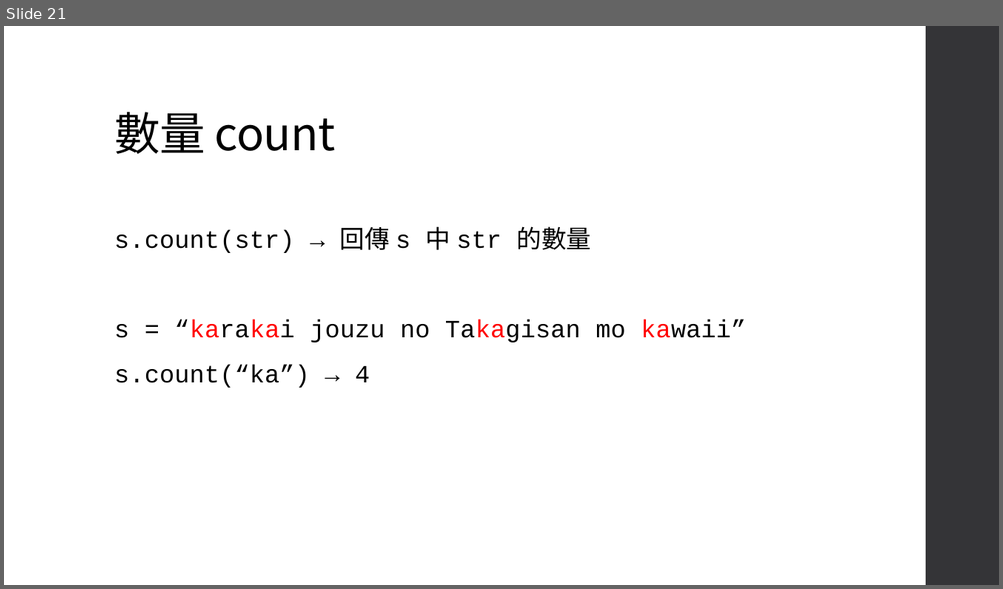
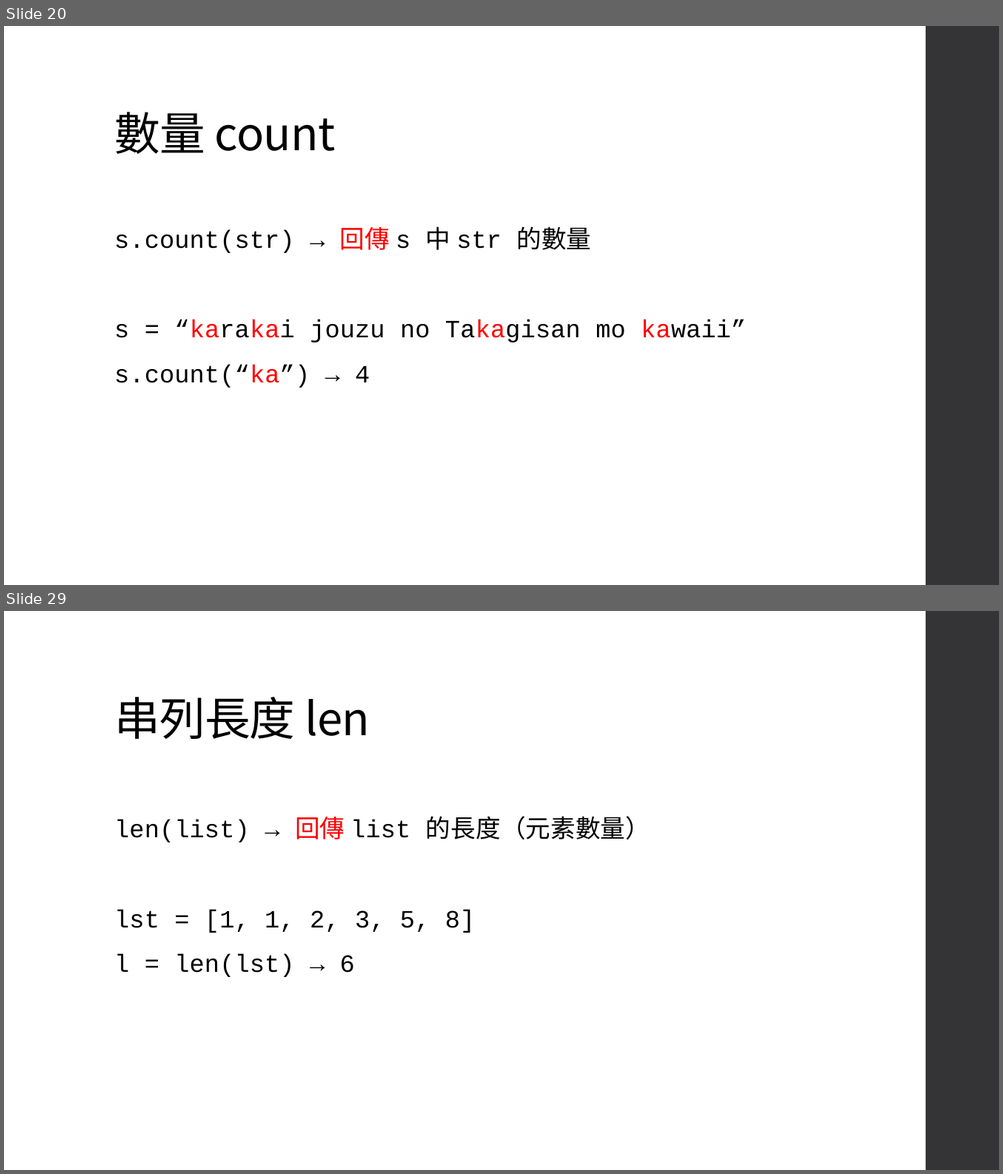
Before and after one commit to an920107/ServiceLearning, a slide deck: Class 4.pptx. Shown one above the other, each under a label of ours: slide 21 before the commit, slides 20 and 29 after it; the slides between them are not shown. The pictures are 1003x589 and 1003x1174 pixels, drawn with LibreOffice and Linux fonts; fonts in the diff are those of the drawing. Boxes give left, top, right and bottom in pixels: in the first picture for what was removed or moved away, otherwise in the second. Text is boxed around its words. In the diff, an @@ line names an element or a change of style, - is before the commit and + after.

```diff
--- a/Class 4.pptx
+++ b/Class 4.pptx
@@ slide 29 added at [4, 611, 999, 1170], background #FFFFFF; not listed: 1 template element that a slide beside it also shows @@
@@ title added at [114, 697, 370, 739], 44 pt, text #000000 @@
+串列長度 len
@@ text added at [114, 816, 650, 977], 24 pt, text #000000 @@
+len(list) → 回傳 list 的長度（元素數量）
+lst = [1, 1, 2, 3, 5, 8]
+l = len(lst) → 6
@@ what was slide 21 is now slide 20 @@
@@ slide 20 changed as well @@
@@ text at [114, 227, 592, 388]: text colour #000000 to #FF0000 in "回傳", "s.count(“ka”)" @@
```
Also in this commit, not shown: 4 other slides changed, 24 other slides added, 1 slide removed.
